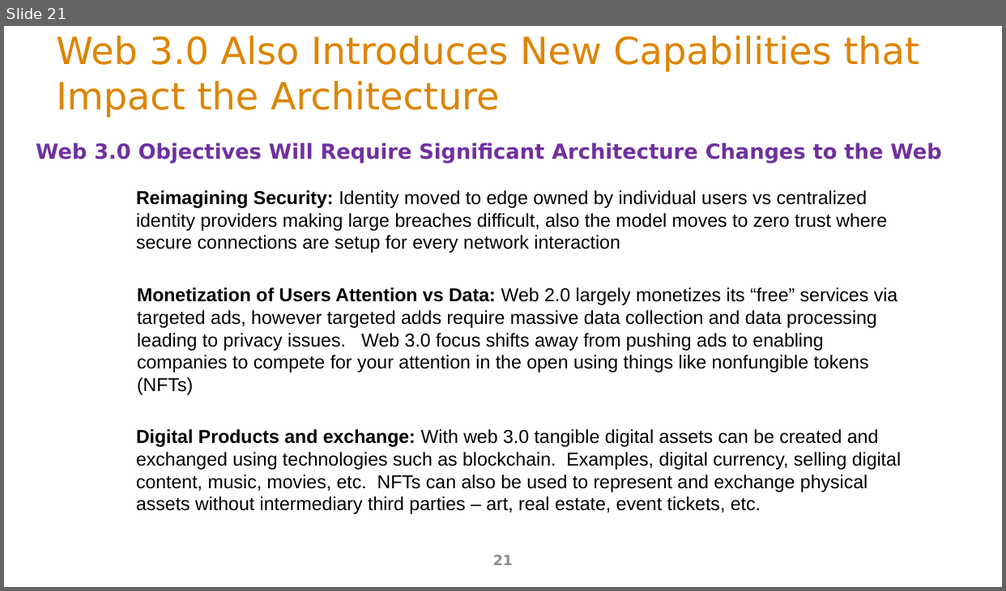
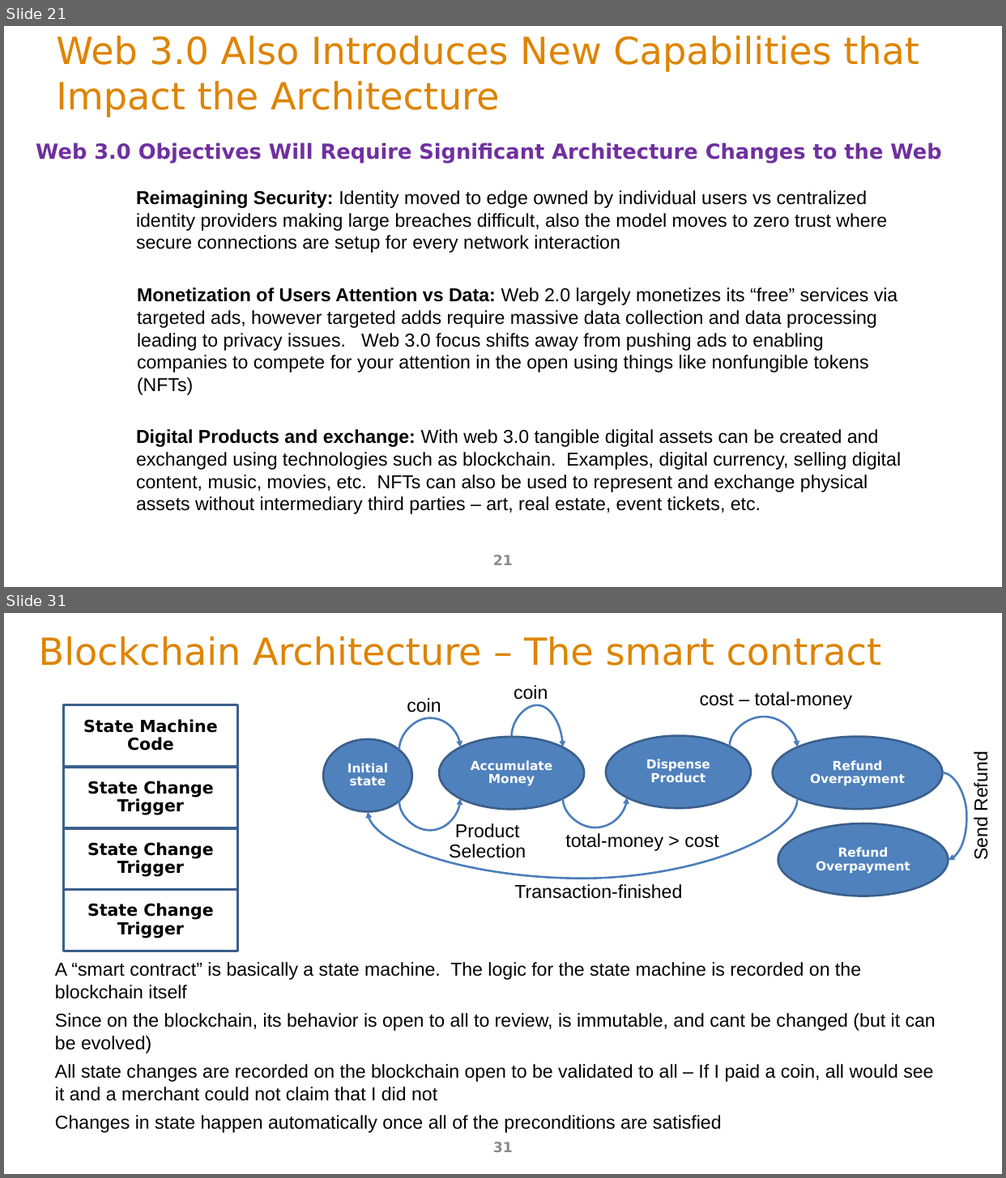
Before and after one commit to ArchitectingSoftware/SE577-SoftwareArchitecture, a slide deck: lectures/m5WebAndApiArchitecture.pptx. Shown one above the other, each under a label of ours: slide 21 before the commit, slides 21 and 31 after it; the slides between them are not shown. The pictures are 1006x591 and 1006x1178 pixels, drawn with LibreOffice and Linux fonts; fonts in the diff are those of the drawing. Boxes give left, top, right and bottom in pixels: in the first picture for what was removed or moved away, otherwise in the second. Text is boxed around its words. In the diff, an @@ line names an element or a change of style, - is before the commit and + after.

Commit message:
web architecture update

```diff
--- a/lectures/m5WebAndApiArchitecture.pptx
+++ b/lectures/m5WebAndApiArchitecture.pptx
@@ slide 31 added at (x1=4, y1=613, x2=1002, y2=1174), background #FFFFFF @@
@@ title added at (x1=39, y1=636, x2=882, y2=666), 36 pt, text #DE8400 @@
+Blockchain Architecture – The smart contract
@@ text added at (x1=513, y1=685, x2=548, y2=700), 18 pt, text #000000 @@
+coin
@@ rectangle added at (x1=64, y1=705, x2=238, y2=767), outline #3A5F8C 2 pt, 16 pt, text #000000, bold @@
+State Machine
+Code
@@ text added at (x1=407, y1=698, x2=441, y2=713), 18 pt, text #000000 @@
+coin
@@ curved arrow added from (512, 736) to (563, 747), #4B7EBC 2 pt @@
@@ text added at (x1=700, y1=692, x2=853, y2=709), 18 pt, text #000000 @@
+cost – total-money
@@ curved arrow added from (399, 750) to (461, 747), #4B7EBC 2 pt @@
@@ curved arrow added from (730, 747) to (798, 747), #4B7EBC 2 pt @@
@@ ellipse added at (x1=324, y1=739, x2=413, y2=812), fill #4F81BD, outline #3A5F8C 2 pt, 12 pt, text #FFFFFF, bold @@
+Initial state
@@ ellipse added at (x1=439, y1=736, x2=584, y2=809), fill #4F81BD, outline #3A5F8C 2 pt, 12 pt, text #FFFFFF, bold @@
+Accumulate Money
@@ ellipse added at (x1=606, y1=736, x2=751, y2=808), fill #4F81BD, outline #3A5F8C 2 pt, 12 pt, text #FFFFFF, bold @@
+Dispense
+Product
@@ ellipse added at (x1=773, y1=736, x2=943, y2=809), fill #4F81BD, outline #3A5F8C 2 pt, 12 pt, text #FFFFFF, bold @@
+Refund
+Overpayment
@@ text added at (x1=970, y1=757, x2=991, y2=859), 18 pt, text #000000 @@
+Send Refund
@@ rectangle added at (x1=64, y1=766, x2=238, y2=828), outline #3A5F8C 2 pt, 16 pt, text #000000, bold @@
+State Change Trigger
@@ curved arrow added from (943, 773) to (948, 860), #4B7EBC 2 pt @@
@@ curved arrow added from (798, 798) to (368, 812), #4B7EBC 2 pt @@
@@ curved arrow added from (399, 801) to (461, 798), #4B7EBC 2 pt @@
@@ curved arrow added from (563, 798) to (627, 798), #4B7EBC 2 pt @@
@@ rectangle added at (x1=64, y1=828, x2=238, y2=890), outline #3A5F8C 2 pt, 16 pt, text #000000, bold @@
+State Change Trigger
@@ text added at (x1=449, y1=824, x2=526, y2=862), 18 pt, text #000000 @@
+Product
+Selection
@@ ellipse added at (x1=778, y1=824, x2=948, y2=896), fill #4F81BD, outline #3A5F8C 2 pt, 12 pt, text #FFFFFF, bold @@
+Refund
+Overpayment
@@ text added at (x1=565, y1=833, x2=718, y2=851), 18 pt, text #000000 @@
+total-money > cost
@@ rectangle added at (x1=64, y1=889, x2=238, y2=952), outline #3A5F8C 2 pt, 16 pt, text #000000, bold @@
+State Change Trigger
@@ text added at (x1=514, y1=884, x2=682, y2=899), 18 pt, text #000000 @@
+Transaction-finished
@@ text added at (x1=55, y1=962, x2=936, y2=1133), 18 pt, text #000000 @@
+A “smart contract” is basically a state machine. The logic for the state machine is recorded on the blockchain itself
+Since on the blockchain, its behavior is open to all to review, is immutable, and cant be changed (but it can be evolved)
+All state changes are recorded on the blockchain open to be validated to all – If I paid a coin, all would see it and a merchant could not claim that I did not
+Changes in state happen automatically once all of the preconditions are satisfied
@@ page number added at (x1=493, y1=1142, x2=513, y2=1152), 13.5 pt, text #8C8C8C @@
+31
```
Also in this commit, not shown: 13 other slides added, 1 other file.
